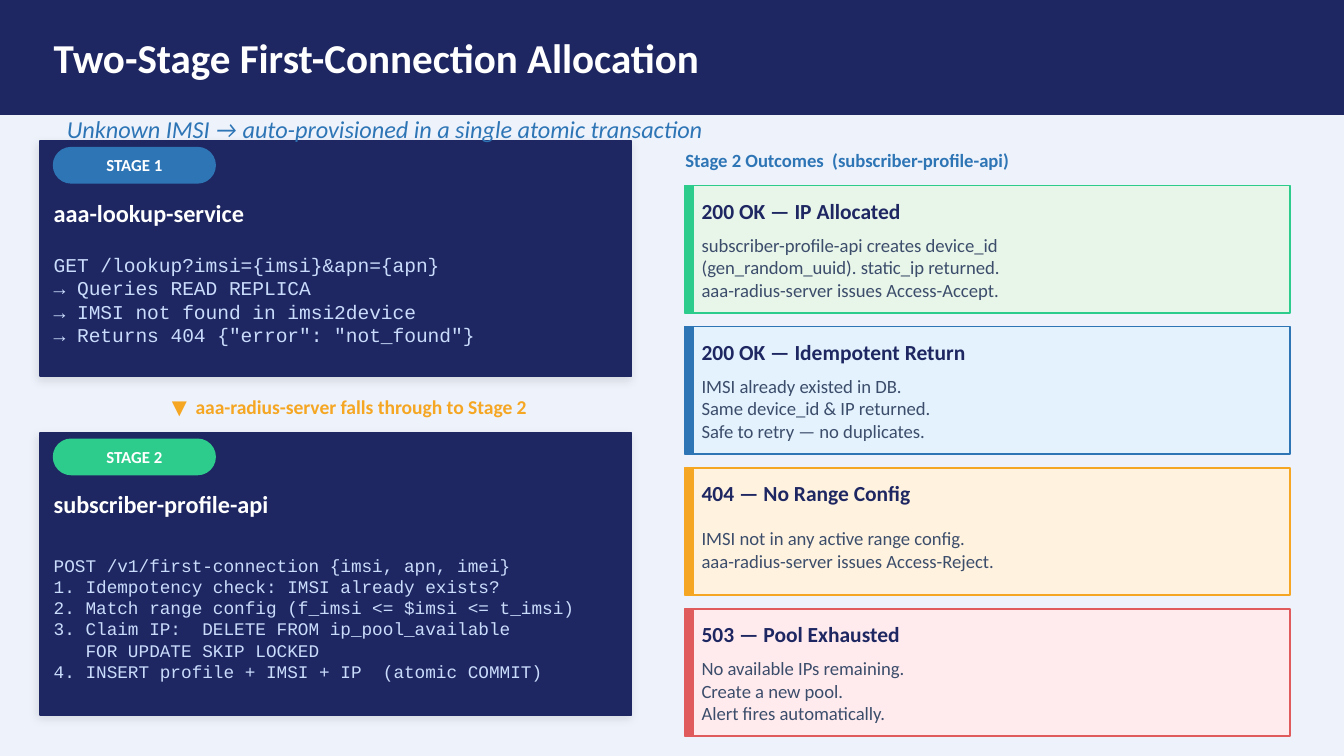
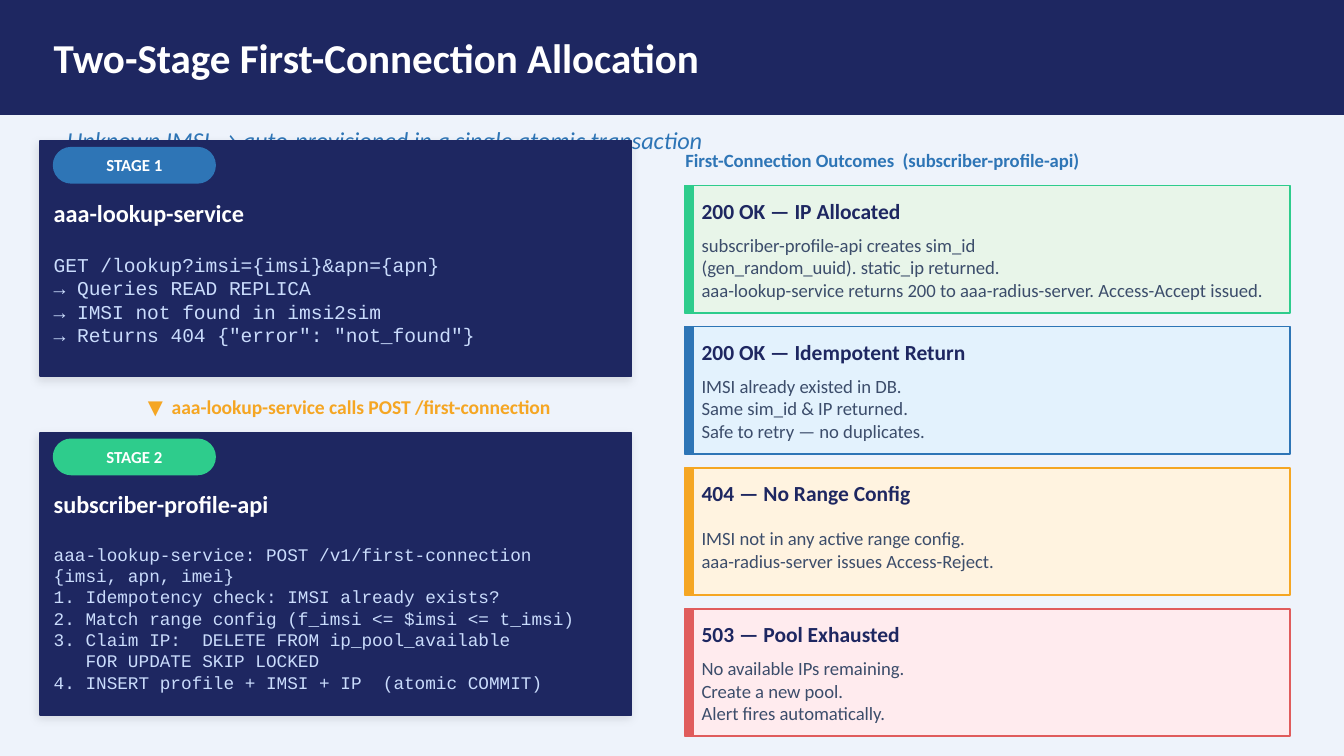
Before and after one commit to ridan5G/aaa-cloud-native, a slide deck: slide 6 of docs/aaa-platform-presentation.pptx (slide 8 before the commit). Drawn at 1344x756 pixels with LibreOffice and Linux fonts; fonts in the diff are those of the drawing. Boxes give left, top, right and bottom in pixels: in the first picture for what was removed or moved away, otherwise in the second. Text is boxed around its words. In the diff, an @@ line names an element or a change of style, - is before the commit and + after.

Commit message:
Move stage logic from radius to lookup pod, CIDR finder fixes

```diff
--- a/docs/aaa-platform-presentation.pptx
+++ b/docs/aaa-platform-presentation.pptx
@@ text "Unknown IMSI → auto-provisioned in ..." at <box>67,129,703,155</box>: vertical alignment top to middle @@
@@ text at <box>685,153,1080,170</box>: text changed @@
-Stage 2 Outcomes (subscriber-profile-api)
+First-Connection Outcomes (subscriber-profile-api)
@@ text at <box>702,239,976,255</box>: text changed @@
-subscriber-profile-api creates device_id
+subscriber-profile-api creates sim_id
@@ text at <box>702,284,1262,300</box>: text changed @@
-aaa-radius-server issues Access-Accept.
+aaa-lookup-service returns 200 to aaa-radius-server. Access-Accept issued.
@@ text at <box>77,305,381,319</box>: text changed @@
-→ IMSI not found in imsi2device
+→ IMSI not found in imsi2sim
@@ text at <box>172,400,550,417</box>: text changed @@
-▼ aaa-radius-server falls through to Stage 2
+▼ aaa-lookup-service calls POST /first-connection
@@ text at <box>702,402,908,418</box>: text changed @@
-Same device_id & IP returned.
+Same sim_id & IP returned.
@@ text at <box>54,549,531,586</box>: text changed @@
-POST /v1/first-connection {imsi, apn, imei}
+aaa-lookup-service: POST /v1/first-connection {imsi, apn, imei}
```
Also in this commit, not shown: 11 other slides changed, 2 slides removed, 39 other files.
